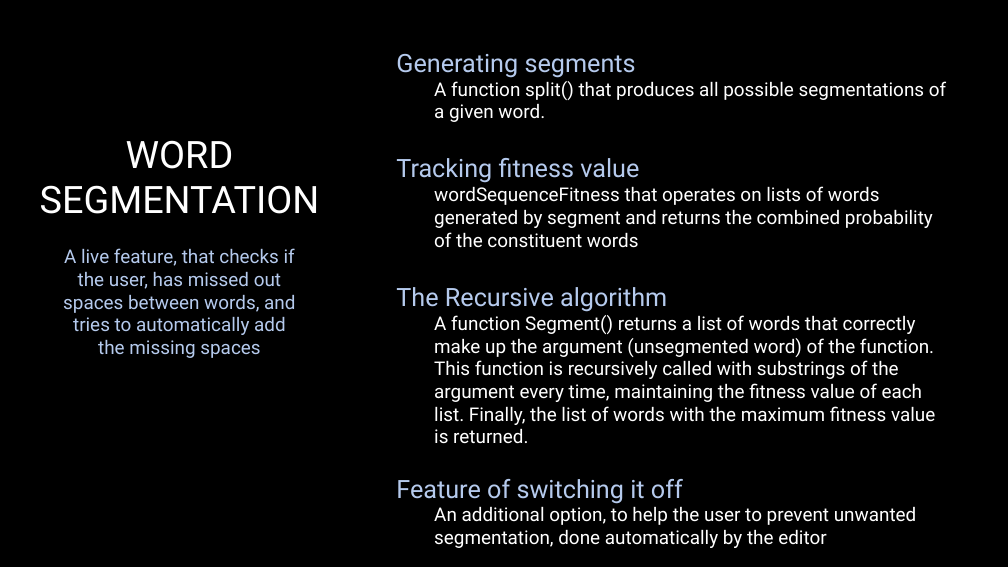
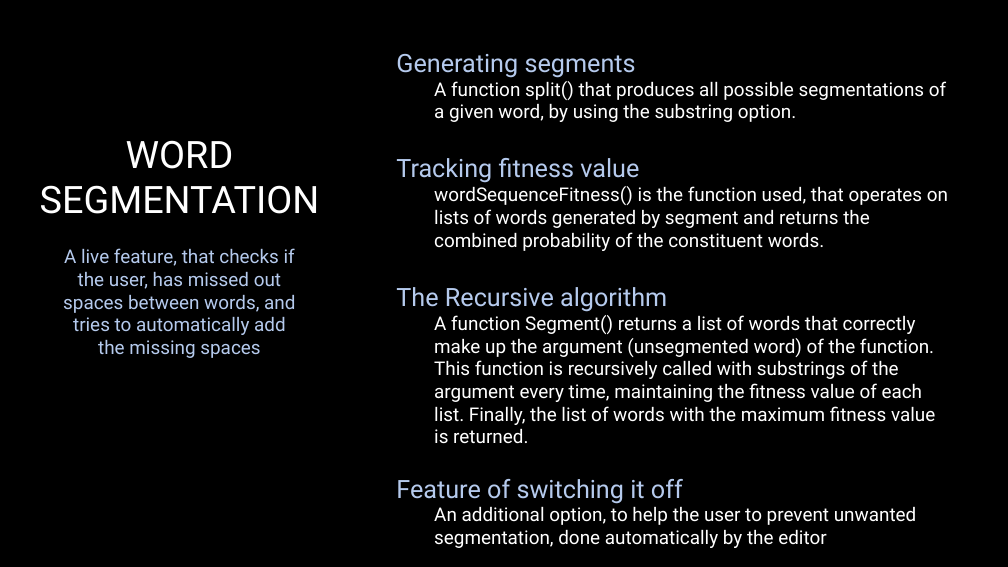
Before and after one commit to Tushar-Naik/NLP, a slide deck: slide 8 of Integrated Text Editor New.pptx (slide 9 before the commit). Drawn at 1008x567 pixels with LibreOffice and Linux fonts; fonts in the diff are those of the drawing; background and template pictures are left out. Boxes give left, top, right and bottom in pixels: in the first picture for what was removed or moved away, otherwise in the second. Text is boxed around its words. In the diff, an @@ line names an element or a change of style, - is before the commit and + after.

```diff
--- a/Integrated Text Editor New.pptx
+++ b/Integrated Text Editor New.pptx
@@ text at bbox=[434, 81, 946, 122]: text changed @@
-  A function split() that produces all possible segmentations of a given word.
+  A function split() that produces all possible segmentations of a given word, by using the substring option.
@@ text at bbox=[434, 186, 948, 251]: text changed @@
-  wordSequenceFitness that operates on lists of words generated by segment and returns the combined probability of the constituent words
+  wordSequenceFitness() is the function used, that operates on lists of words generated by segment and returns the combined probability of the constituent words.
```
Also in this commit, not shown: 2 other slides changed, 2 slides added, 2 slides removed, 1 other file.
